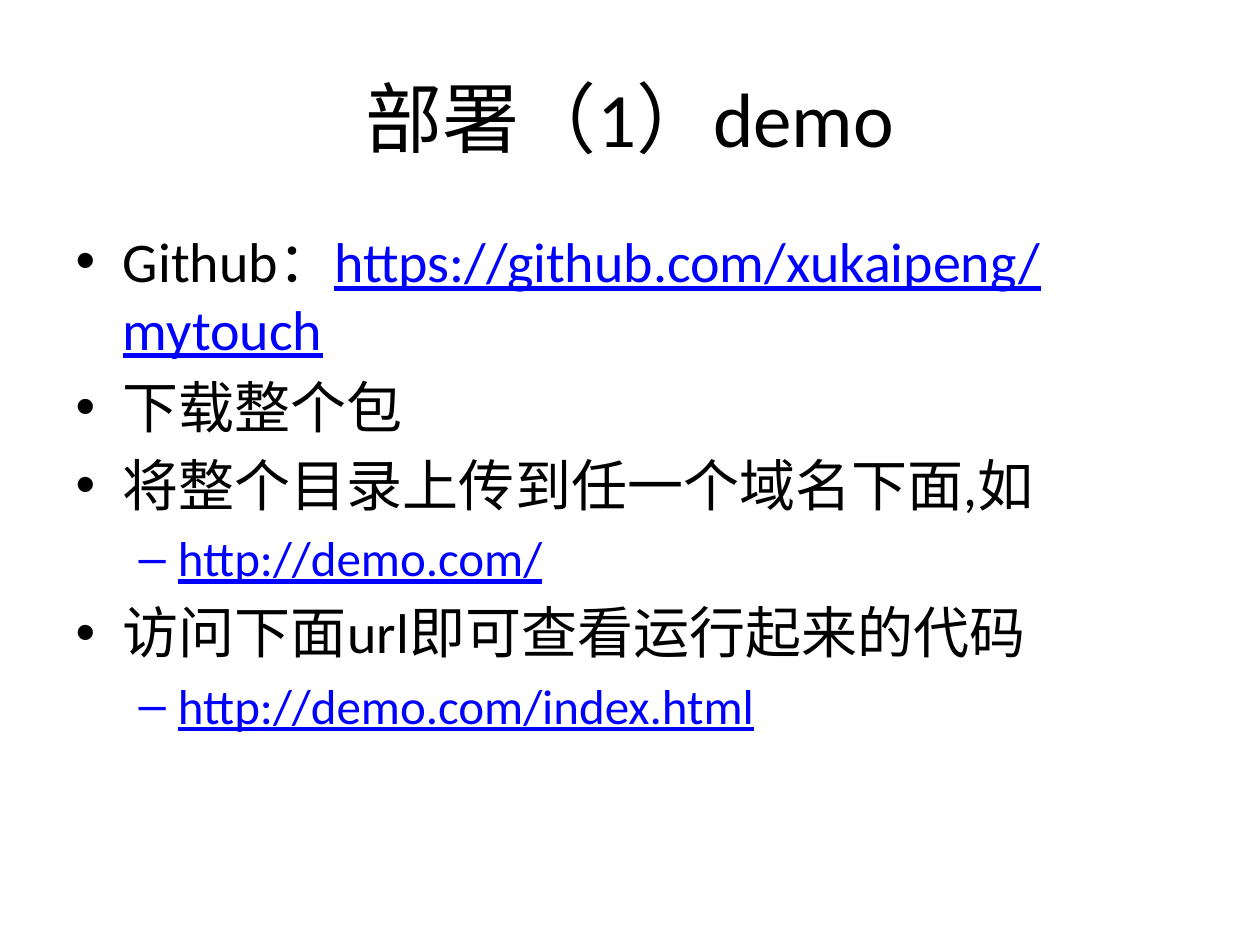
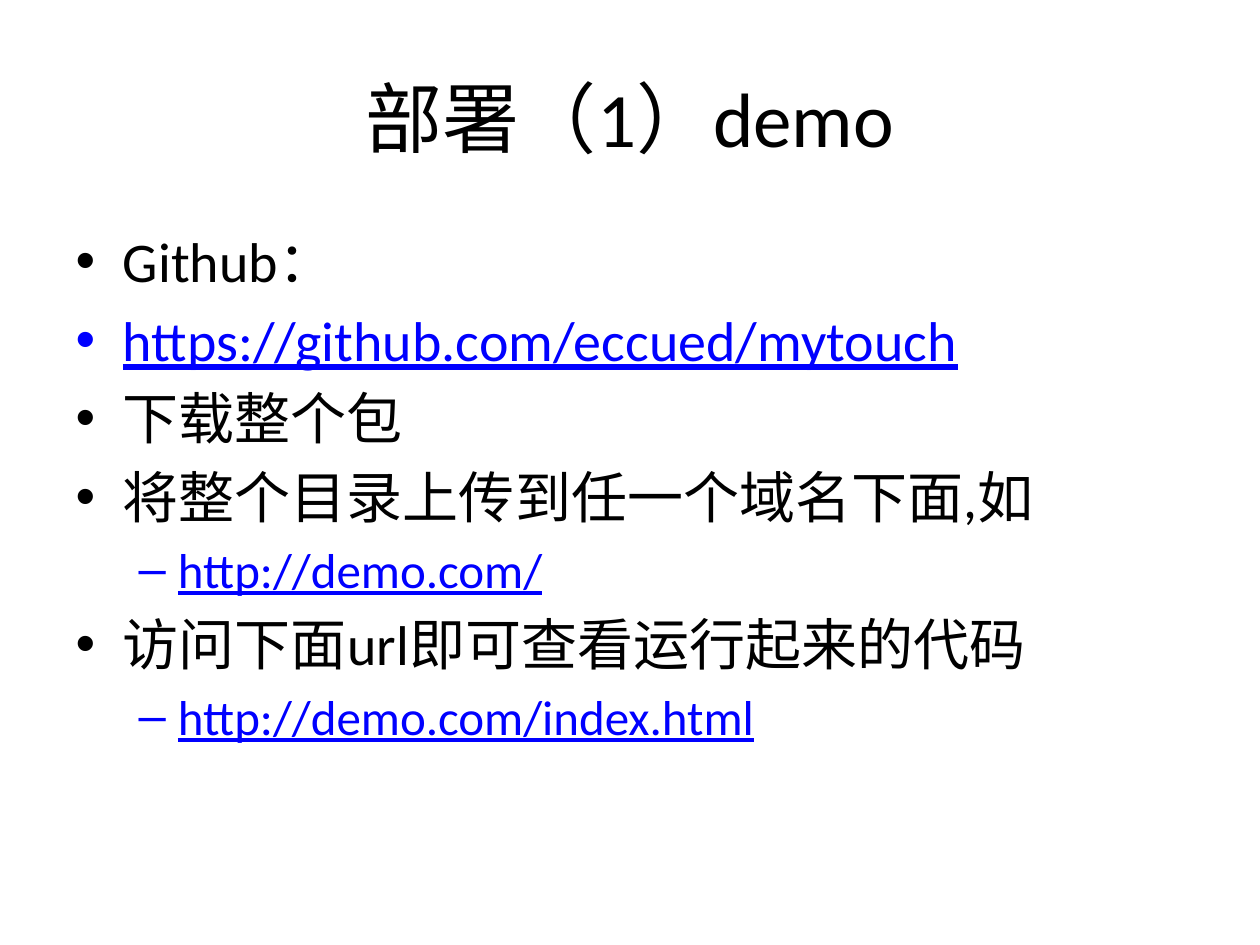
Before and after one commit to dearlordchen/mytouch, a slide deck: slide 6 of Mytouch移动web开发框架介绍.pptx (slide 4 before the commit). Drawn at 1260x945 pixels with LibreOffice and Linux fonts; fonts in the diff are those of the drawing. Boxes give left, top, right and bottom in pixels: in the first picture for what was removed or moved away, otherwise in the second. Text is boxed around its words. In the diff, an @@ line names an element or a change of style, - is before the commit and + after.

```diff
--- a/Mytouch移动web开发框架介绍.pptx
+++ b/Mytouch移动web开发框架介绍.pptx
@@ text at [123,243,957,371]: text changed @@
-• Github：https://github.com/xukaipeng/mytouch
+• Github：
+• https://github.com/eccued/mytouch
```
Also in this commit, not shown: 6 other slides changed, 2 slides added, 2 slides removed, 1 other file.
